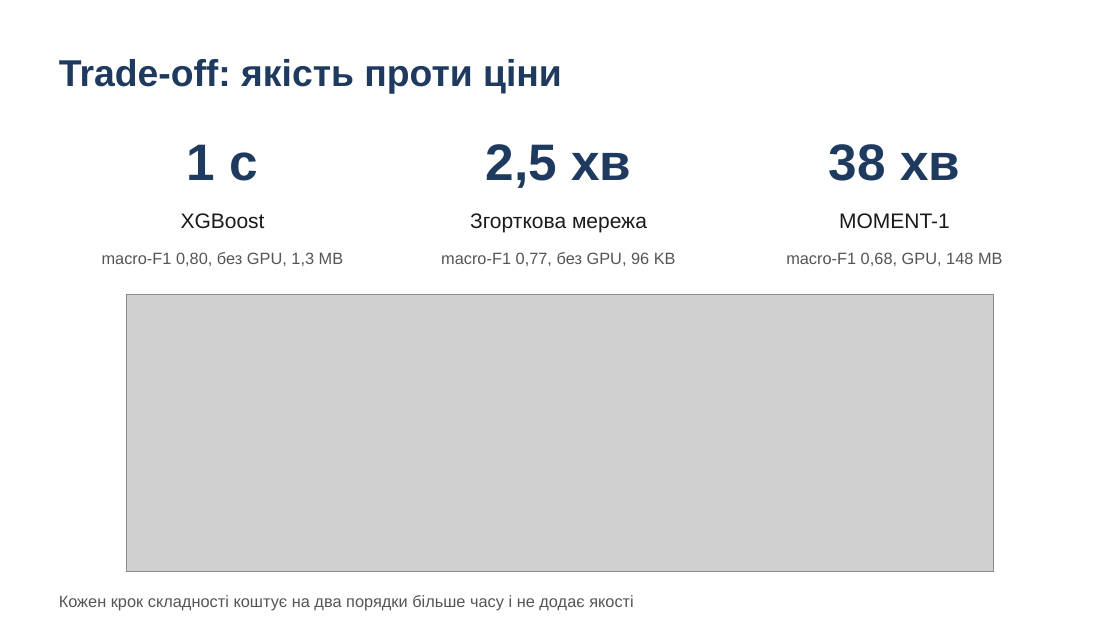
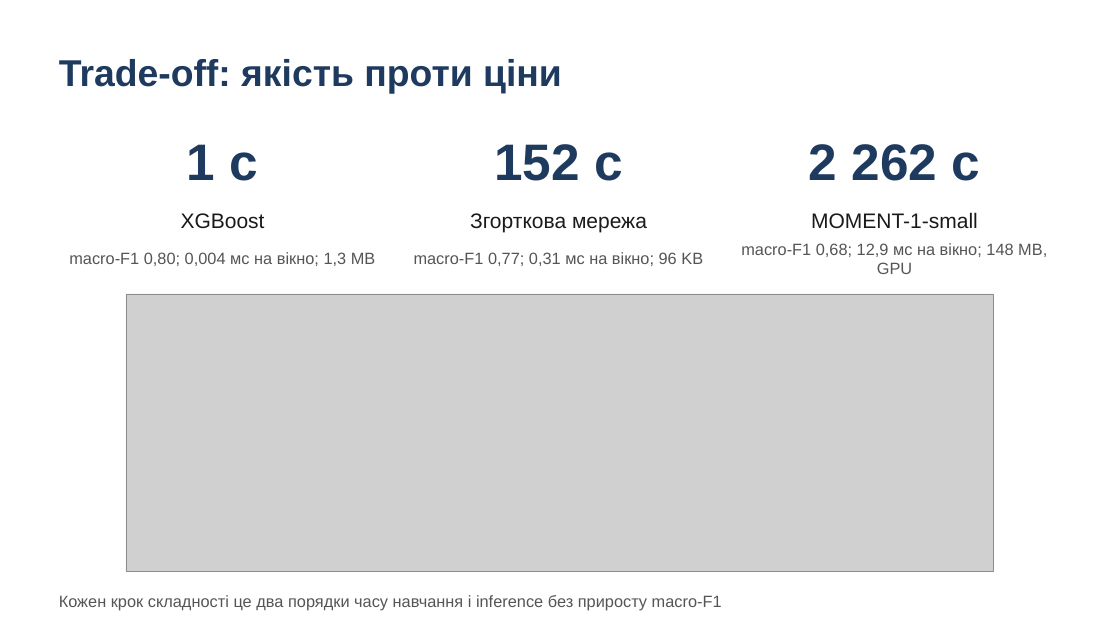
Before and after one commit to lukovskiy541/wearable-stress-exercise, a slide deck: slide 8 of presentation.pptx. Drawn at 1120x630 pixels with LibreOffice and Linux fonts; fonts in the diff are those of the drawing; grey boxes stand for pictures. Boxes give left, top, right and bottom in pixels: in the first picture for what was removed or moved away, otherwise in the second. Text is boxed around its words. In the diff, an @@ line names an element or a change of style, - is before the commit and + after.

```diff
--- a/presentation.pptx
+++ b/presentation.pptx
@@ text at bbox=[494, 144, 623, 181]: text changed @@
-2,5 хв
+152 с
@@ text at bbox=[809, 144, 980, 181]: text changed @@
-38 хв
+2 262 с
@@ text at bbox=[811, 212, 978, 228]: text changed @@
-MOMENT-1
+MOMENT-1-small
@@ text at bbox=[69, 252, 376, 266]: text changed @@
-macro-F1 0,80, без GPU, 1,3 MB
+macro-F1 0,80; 0,004 мс на вікно; 1,3 MB
@@ text at bbox=[414, 252, 703, 266]: text changed @@
-macro-F1 0,77, без GPU, 96 KB
+macro-F1 0,77; 0,31 мс на вікно; 96 KB
@@ text at bbox=[741, 243, 1047, 274]: text changed @@
-macro-F1 0,68, GPU, 148 MB
+macro-F1 0,68; 12,9 мс на вікно; 148 MB, GPU
@@ text at bbox=[59, 595, 722, 610]: text changed @@
-Кожен крок складності коштує на два порядки більше часу і не додає якості
+Кожен крок складності це два порядки часу навчання і inference без приросту macro-F1
```
Also in this commit, not shown: 9 other slides changed, 1 other file.
